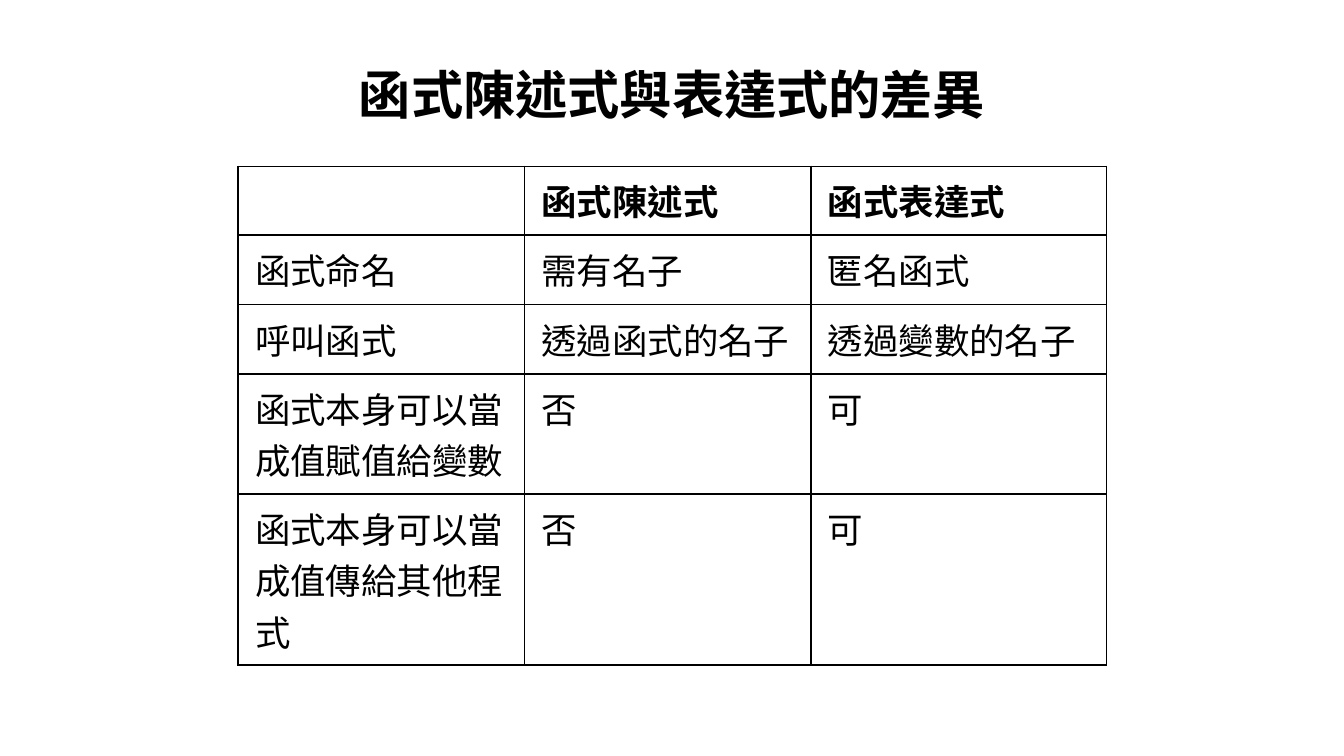
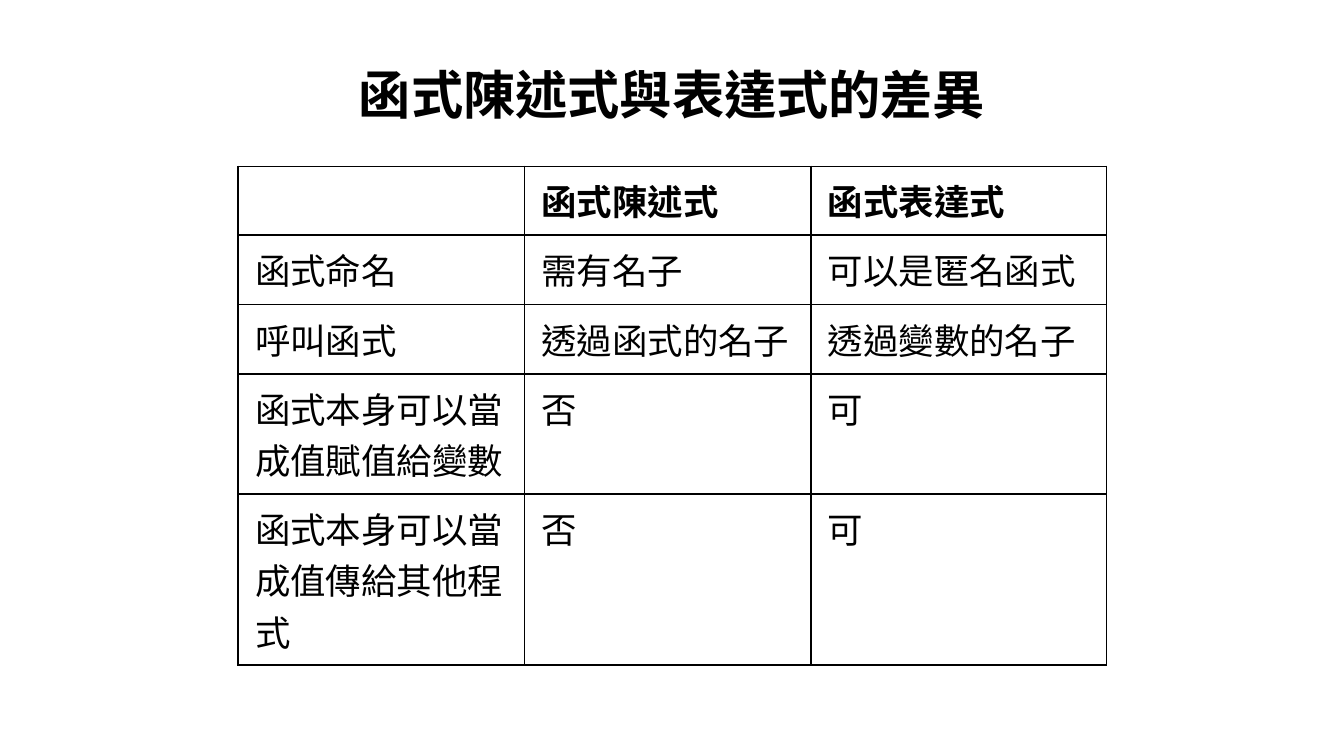
Before and after one commit to allen8101070/JavaScript-PPT, a slide deck: slide 69 of javaScript.pptx (slide 68 before the commit). Drawn at 1344x756 pixels with LibreOffice and Linux fonts; fonts in the diff are those of the drawing; background and template pictures are left out. Boxes give left, top, right and bottom in pixels: in the first picture for what was removed or moved away, otherwise in the second. Text is boxed around its words. In the diff, an @@ line names an element or a change of style, - is before the commit and + after.

```diff
--- a/javaScript.pptx
+++ b/javaScript.pptx
@@ table at (x1=238, y1=167, x2=1106, y2=653) @@
-row 2, column 3: 匿名函式
+row 2, column 3: 可以是匿名函式
```
Also in this commit, not shown: 16 other slides changed, 4 slides added, 16 slides removed, 1 other file.
